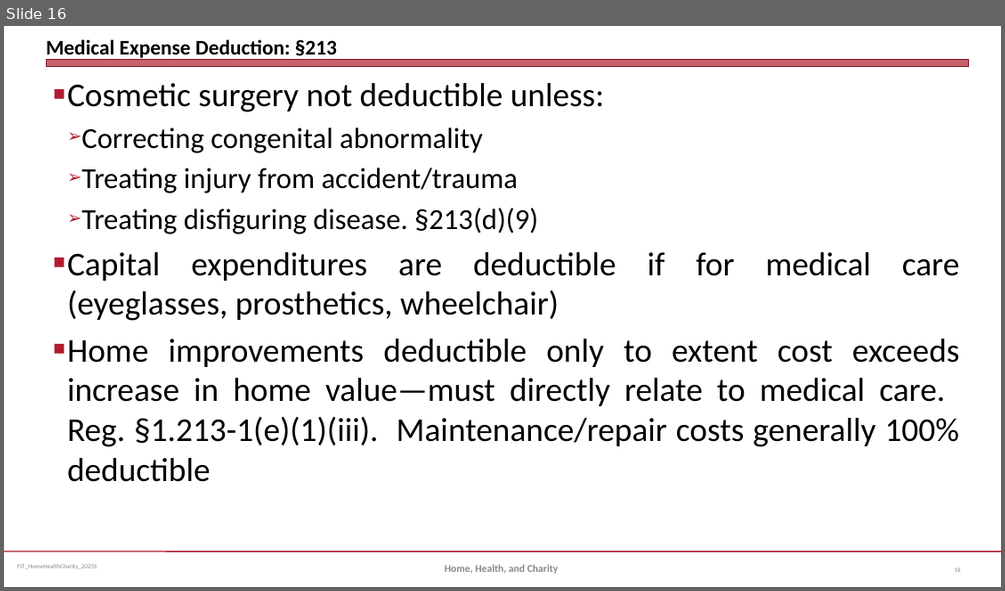
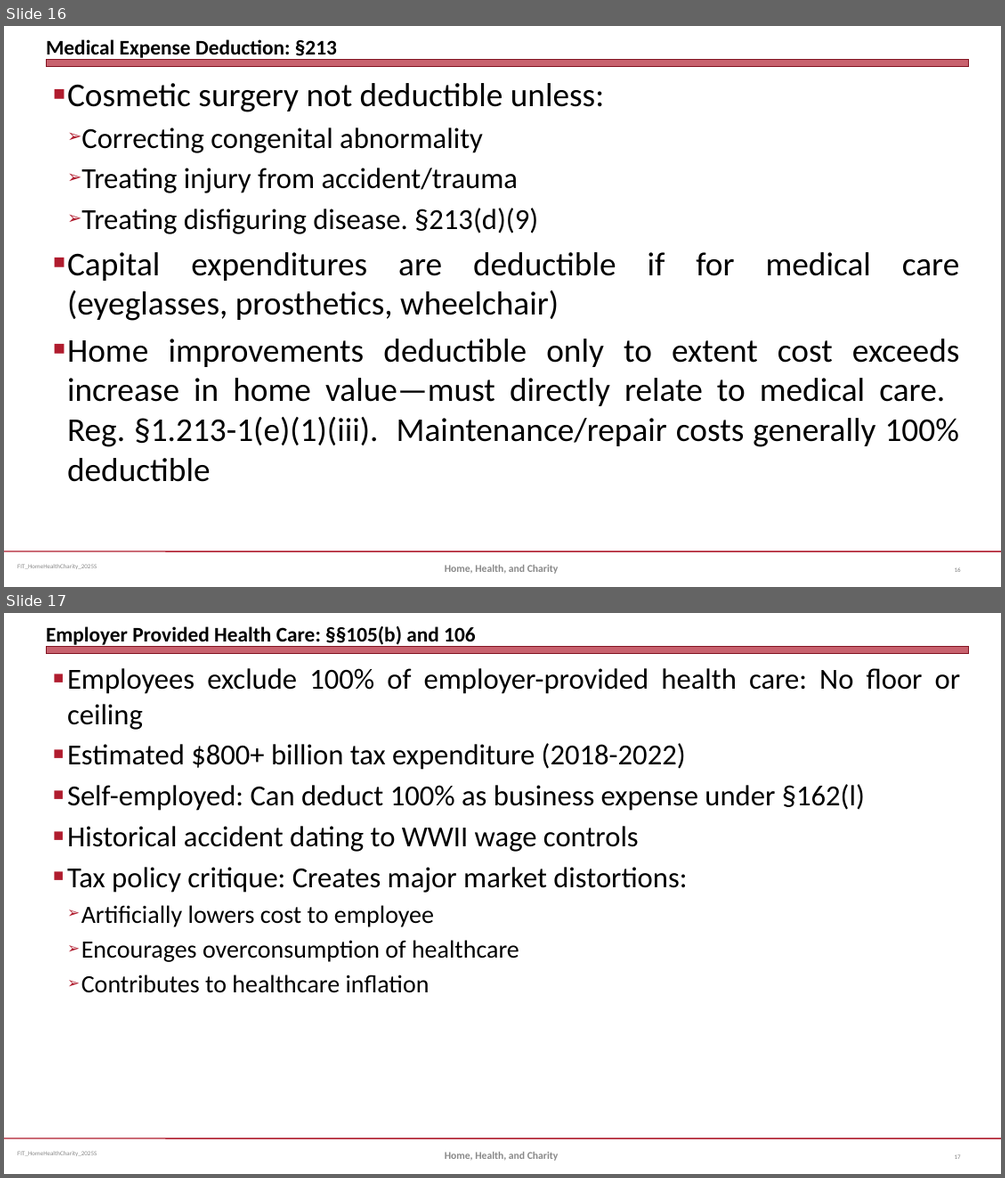
Before and after one commit to jmc877/Fed-Income-Tax, a slide deck: slides/FIT_HomeHealthCharity_2025S.pptx. Shown one above the other, each under a label of ours: slide 16 before the commit, slides 16 and 17 after it. The pictures are 1005x591 and 1005x1178 pixels, drawn with LibreOffice and Linux fonts; fonts in the diff are those of the drawing. Boxes give left, top, right and bottom in pixels: in the first picture for what was removed or moved away, otherwise in the second. Text is boxed around its words. In the diff, an @@ line names an element or a change of style, - is before the commit and + after.

```diff
--- a/slides/FIT_HomeHealthCharity_2025S.pptx
+++ b/slides/FIT_HomeHealthCharity_2025S.pptx
@@ slide 17 added at [4,613,1001,1174], background #FFFFFF; not listed: 3 template elements that a slide beside it also shows @@
@@ title added at [46,626,475,647], 20 pt, text #000000, bold @@
+Employer Provided Health Care: §§105(b) and 106
@@ text added at [67,668,961,993], 28 pt, text #000000 @@
+■ Employees exclude 100% of employer-provided health care: No floor or ceiling
+■ Estimated $800+ billion tax expenditure (2018-2022)
+■ Self-employed: Can deduct 100% as business expense under §162(l)
+■ Historical accident dating to WWII wage controls
+■ Tax policy critique: Creates major market distortions:
+  ➢ Artificially lowers cost to employee
+  ➢ Encourages overconsumption of healthcare
+  ➢ Contributes to healthcare inflation
@@ text added at [445,1151,558,1160], 10 pt, text #898989, bold @@
+Home, Health, and Charity
@@ page number added at [955,1154,961,1159], 6 pt, text #808080 @@
+17
```
Also in this commit, not shown: 1 other slide added.
